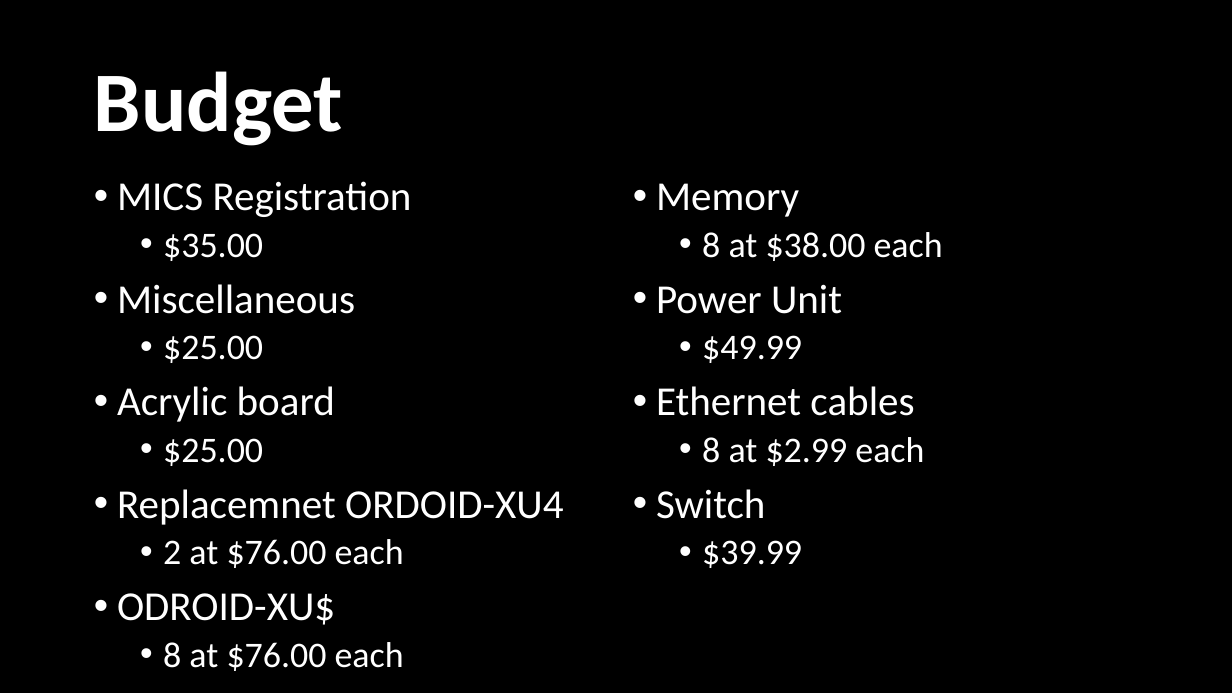
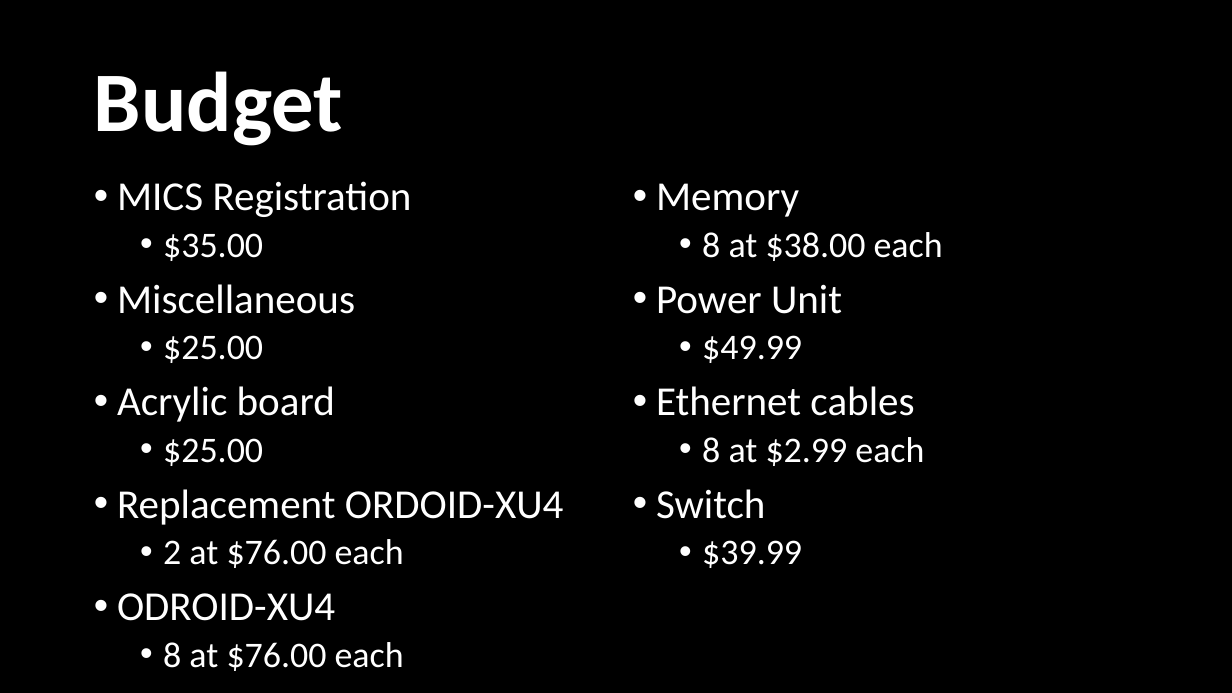
Before and after one commit to SDSMT-CSC464-F15/arm, a slide deck: slide 19 of Documents/ClientPresent3FOREAL.pptx. Drawn at 1232x693 pixels with LibreOffice and Linux fonts; fonts in the diff are those of the drawing. Boxes give left, top, right and bottom in pixels: in the first picture for what was removed or moved away, otherwise in the second. Text is boxed around its words. In the diff, an @@ line names an element or a change of style, - is before the commit and + after.

Commit message:
Slides again

```diff
--- a/Documents/ClientPresent3FOREAL.pptx
+++ b/Documents/ClientPresent3FOREAL.pptx
@@ text at box(117, 489, 564, 525): text changed @@
-• Replacemnet ORDOID-XU4
+• Replacement ORDOID-XU4
@@ text at box(117, 593, 335, 621): text changed @@
-• ODROID-XU$
+• ODROID-XU4
```
Also in this commit, not shown: 2 other slides changed, 1 slide added, 2 slides removed.
